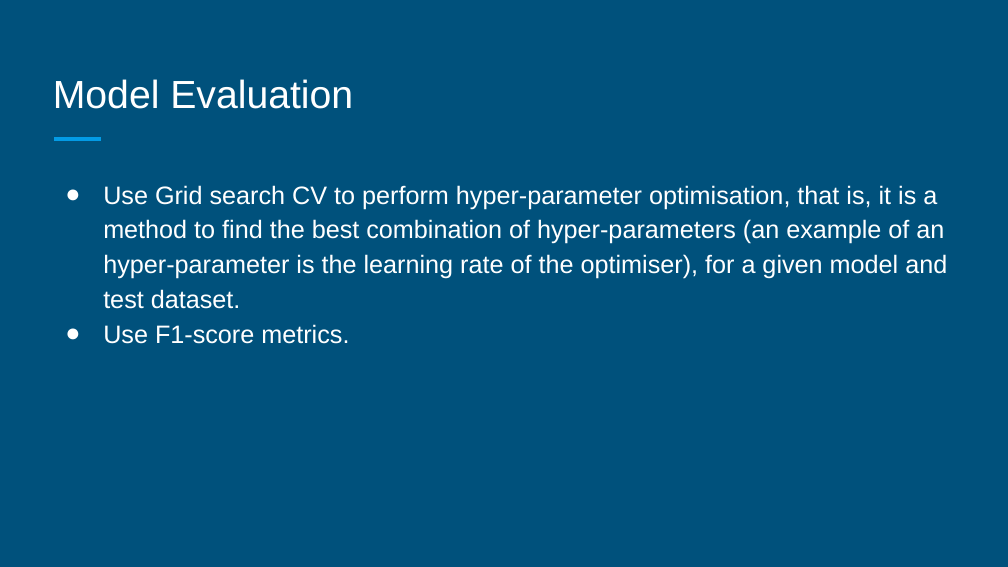
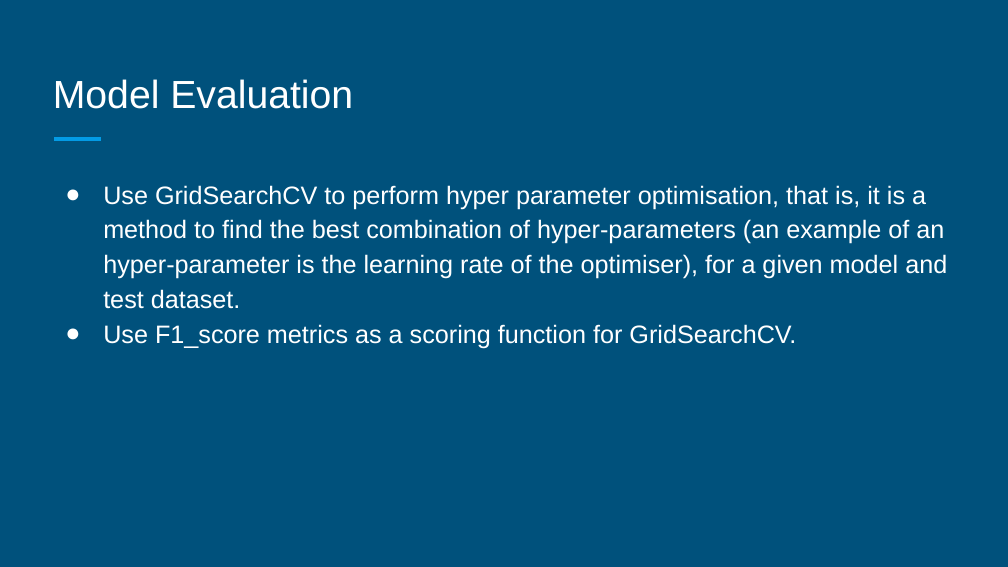
Before and after one commit to SainadhChilukamari/News-Aggregator, a slide deck: slide 8 of Submissions/Project Update - DM.pptx (slide 7 before the commit). Drawn at 1008x567 pixels with LibreOffice and Linux fonts; fonts in the diff are those of the drawing. Boxes give left, top, right and bottom in pixels: in the first picture for what was removed or moved away, otherwise in the second. Text is boxed around its words. In the diff, an @@ line names an element or a change of style, - is before the commit and + after.

```diff
--- a/Submissions/Project Update - DM.pptx
+++ b/Submissions/Project Update - DM.pptx
@@ text at (103, 185, 947, 348): text changed @@
-● Use Grid search CV to perform hyper-parameter optimisation, that is, it is a method to find the best combination of hyper-parameters (an example of an hyper-parameter is the learning rate of the optimiser), for a given model and test dataset.
-● Use F1-score metrics.
+● Use GridSearchCV to perform hyper parameter optimisation, that is, it is a method to find the best combination of hyper-parameters (an example of an hyper-parameter is the learning rate of the optimiser), for a given model and test dataset.
+● Use F1_score metrics as a scoring function for GridSearchCV.
```
Also in this commit, not shown: 2 other slides changed, 1 slide added.
